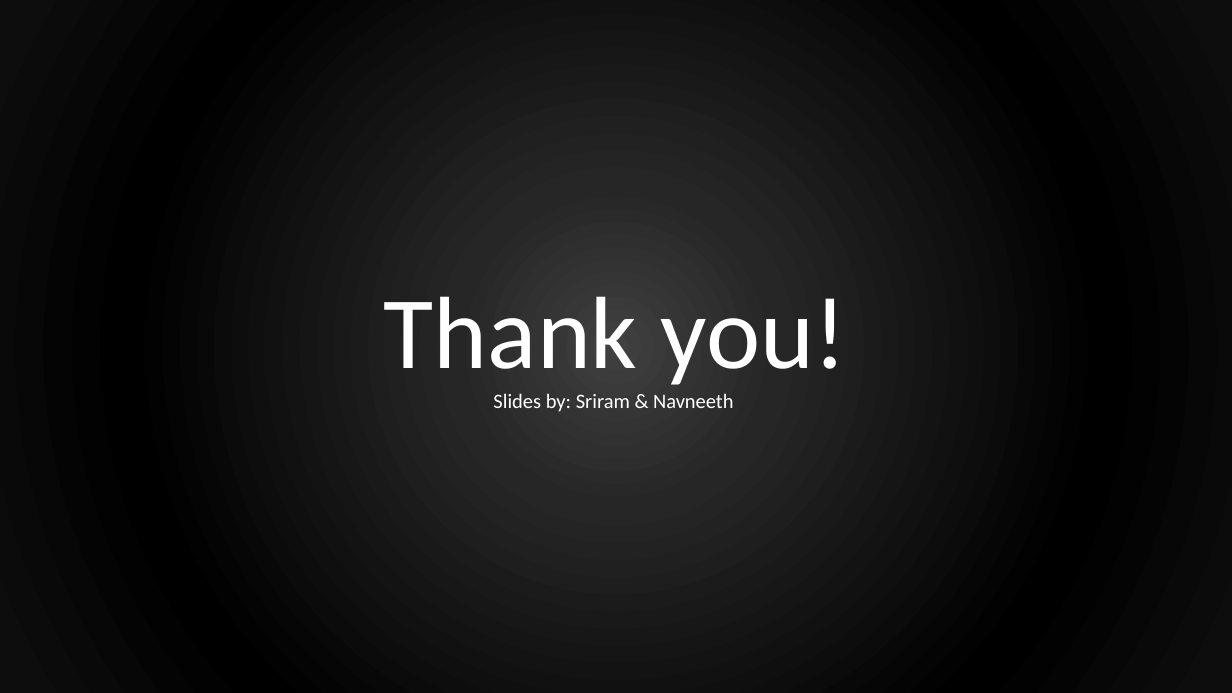
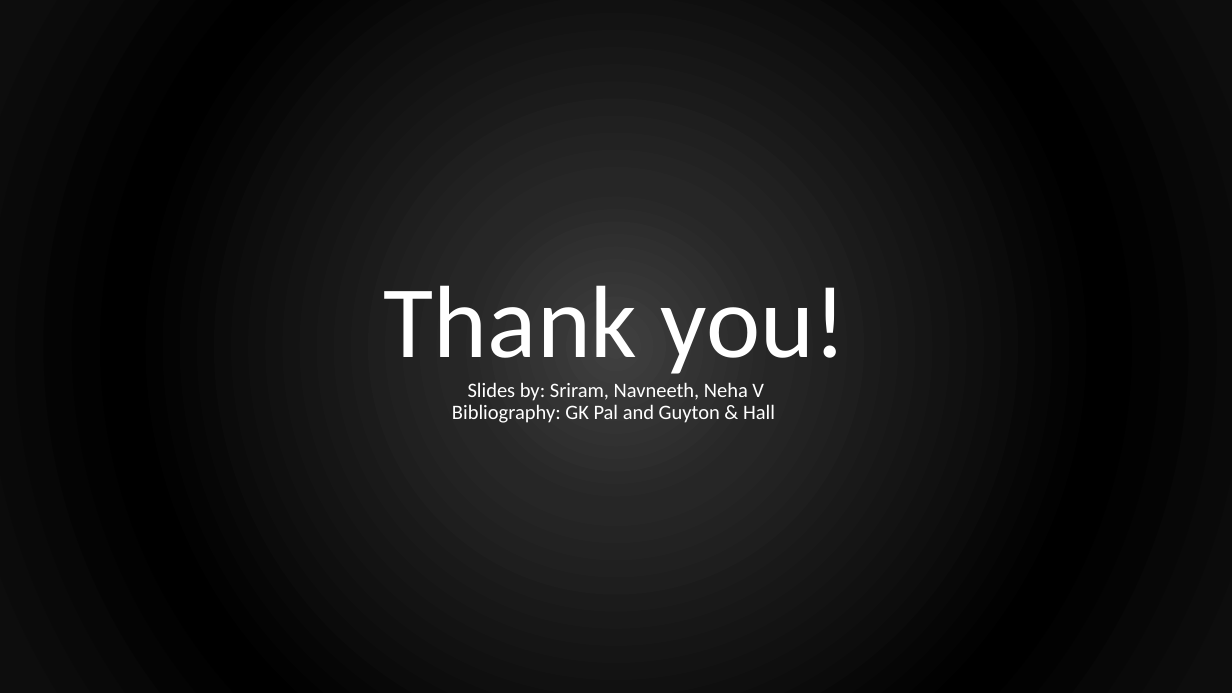
Before and after one commit to RubixStars/RubixTeam, a slide deck: slide 30 of seminar.pptx (slide 27 before the commit). Drawn at 1232x693 pixels with LibreOffice and Linux fonts; fonts in the diff are those of the drawing. Boxes give left, top, right and bottom in pixels: in the first picture for what was removed or moved away, otherwise in the second. Text is boxed around its words. In the diff, an @@ line names an element or a change of style, - is before the commit and + after.

Commit message:
rt

```diff
--- a/seminar.pptx
+++ b/seminar.pptx
@@ title at bbox=[384, 285, 848, 423]: text changed @@
-Thank you!
-Slides by: Sriram & Navneeth
+Thank you!
+Slides by: Sriram, Navneeth, Neha V
+Bibliography: GK Pal and Guyton & Hall
```
Also in this commit, not shown: 21 other slides changed, 5 slides added, 2 slides removed.
